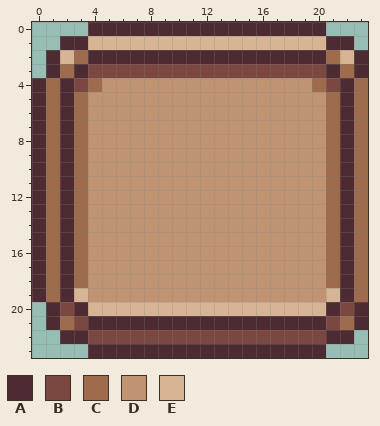
Pixel-art sprite: Assets/Sprites/Expeditions/Brew_Slot.png. Above, as it was before the edit.
The file is 24x24 pixels.
Palette (. is transparent): A #4d2b32  B #7a4841  C #9e6b4c  D #c09473  E #d7b594
Pixels before, first column x 0:
 0 ....AAAAAAAAAAAAAAAAA...
 1 ..AAEEEEEEEEEEEEEEEEEAA.
 2 .AECAAAAAAAAAAAAAAAAACEA
 3 .ACABBBBBBBBBBBBBBBBBACA
 4 ACABCDDDDDDDDDDDDDDDCBAC
 5 ACACDDDDDDDDDDDDDDDDDCAC
 6 ACACDDDDDDDDDDDDDDDDDCAC
 7 ACACDDDDDDDDDDDDDDDDDCAC
 8 ACACDDDDDDDDDDDDDDDDDCAC
 9 ACACDDDDDDDDDDDDDDDDDCAC
10 ACACDDDDDDDDDDDDDDDDDCAC
11 ACACDDDDDDDDDDDDDDDDDCAC
12 ACACDDDDDDDDDDDDDDDDDCAC
13 ACACDDDDDDDDDDDDDDDDDCAC
14 ACACDDDDDDDDDDDDDDDDDCAC
15 ACACDDDDDDDDDDDDDDDDDCAC
16 ACACDDDDDDDDDDDDDDDDDCAC
17 ACACDDDDDDDDDDDDDDDDDCAC
18 ACACDDDDDDDDDDDDDDDDDCAC
19 ACAEDDDDDDDDDDDDDDDDDEAC
20 .ABAEEEEEEEEEEEEEEEEEABA
21 .ACBAAAAAAAAAAAAAAAAABCA
22 ..AABBBBBBBBBBBBBBBBBAA.
23 ....AAAAAAAAAAAAAAAAA...
The same view after the edit:
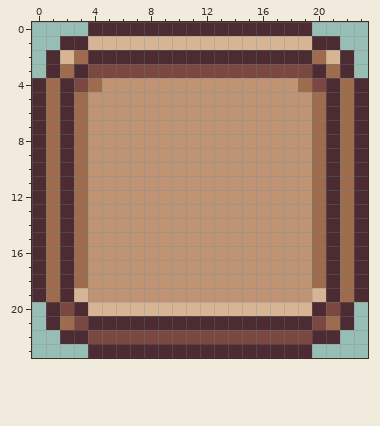
Difference:
{"y":0,"x":20,"old":"A","new":"."}
{"y":1,"x":20,"old":"E","new":"A"}
{"y":1,"x":22,"old":"A","new":"."}
{"y":2,"x":20,"old":"ACEA","new":"CEA."}
{"y":3,"x":20,"old":"BACA","new":"ACA."}
{"y":4,"x":19,"old":"DCBAC","new":"CBACA"}
{"y":5,"x":20,"old":"DCAC","new":"CACA"}
{"y":6,"x":20,"old":"DCAC","new":"CACA"}
{"y":7,"x":20,"old":"DCAC","new":"CACA"}
{"y":8,"x":20,"old":"DCAC","new":"CACA"}
{"y":9,"x":20,"old":"DCAC","new":"CACA"}
{"y":10,"x":20,"old":"DCAC","new":"CACA"}
{"y":11,"x":20,"old":"DCAC","new":"CACA"}
{"y":12,"x":20,"old":"DCAC","new":"CACA"}
{"y":13,"x":20,"old":"DCAC","new":"CACA"}
{"y":14,"x":20,"old":"DCAC","new":"CACA"}
{"y":15,"x":20,"old":"DCAC","new":"CACA"}
{"y":16,"x":20,"old":"DCAC","new":"CACA"}
{"y":17,"x":20,"old":"DCAC","new":"CACA"}
{"y":18,"x":20,"old":"DCAC","new":"CACA"}
{"y":19,"x":20,"old":"DEAC","new":"EACA"}
{"y":20,"x":20,"old":"EABA","new":"ABA."}
{"y":21,"x":20,"old":"ABCA","new":"BCA."}
{"y":22,"x":20,"old":"B","new":"A"}
{"y":22,"x":22,"old":"A","new":"."}
{"y":23,"x":20,"old":"A","new":"."}
